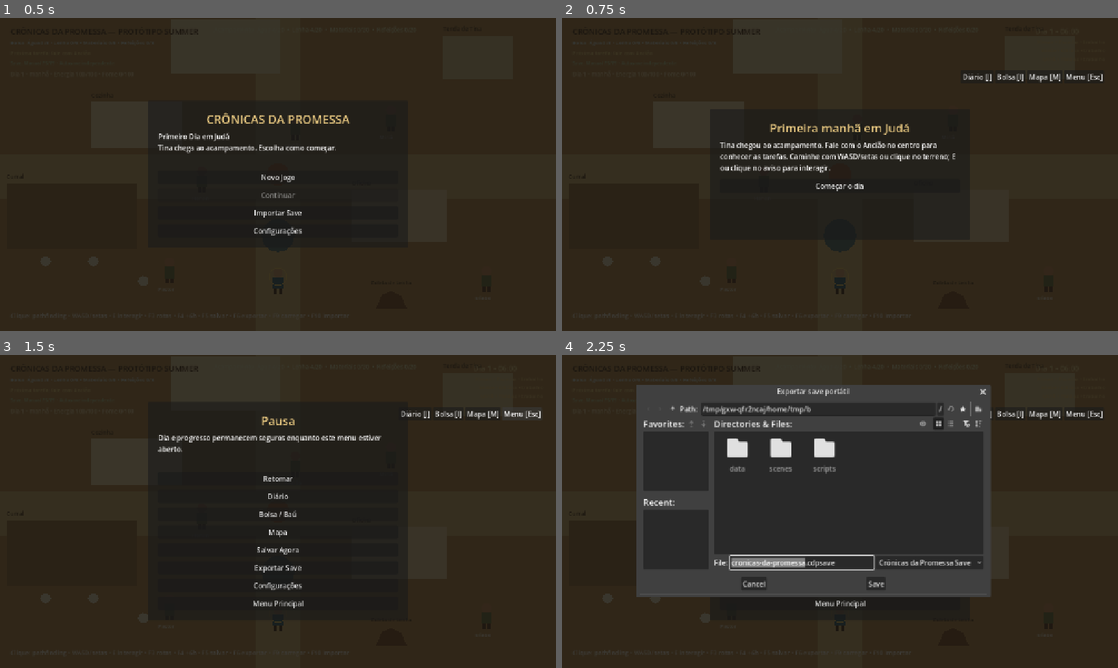
Above: before the commit, frames 1-4 (two rows, left to right).
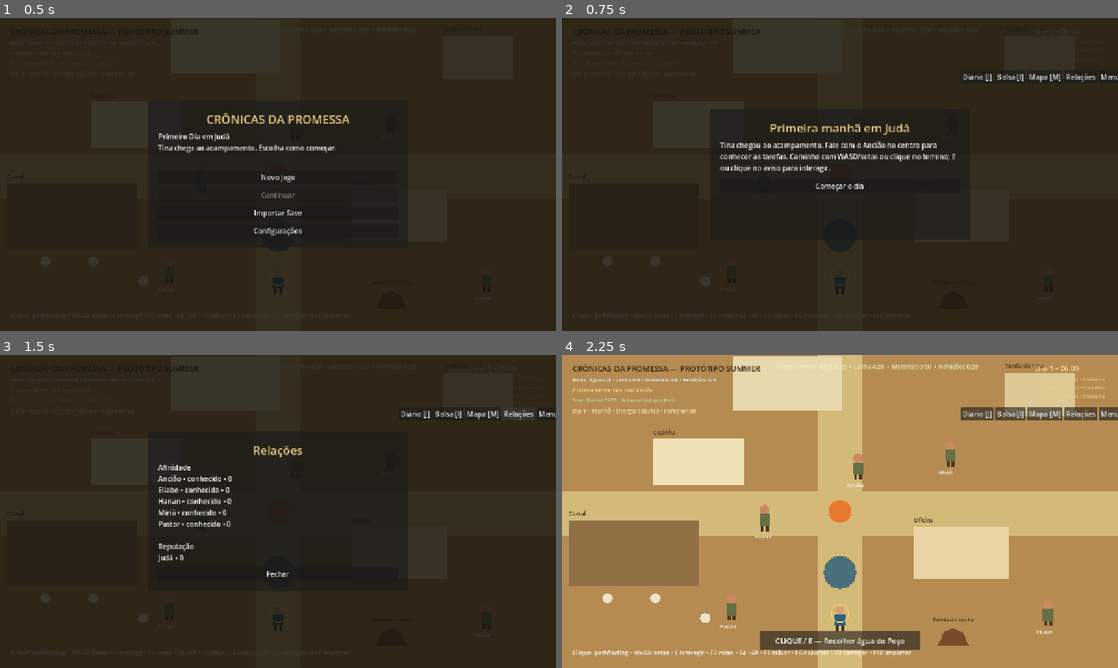
Above: after the commit, the same moments.

Repository: heitoribeiro/cronicas-da-promessa-web
Game: Godot game, scene res://scenes/main.tscn
Same seed, same stepped clock (60 frames per second), same inputs: the game is played once before the commit and once after it.
Inputs (mouse positions are in pixels of both pictures, inside the frame that each line leads up to):
- Up to frame 1 (0.5 s): no input
- Up to frame 2 (0.75 s): click "Novo Jogo" at 0.5 s
- Up to frame 3 (1.5 s): click (517, 414) at 1.25 s, where only the run after the commit has a clickable "Relações"
- Up to frame 4 (2.25 s): click (840, 574) at 2 s, where only the run after the commit has a clickable "Fechar"

Frame 1 is identical in both runs. In frame 2, 0.1% of the frame differs, in the area x 90-100%, y 17-21%; in frame 3, 2.5%; in frame 4, 100%, in the area x 0-100%, y 0-100%.

Commit message:
feat(m2): add relationships and contextual dialogue

Diff:
--- /dev/null
+++ b/summer-prototype/data/dialogues/core_dialogues.json
@@ -0,0 +1,27 @@
+[
+  {"id":"hanan_dialogues","owner":"hanan","variants":[
+    {"id":"quest_ready","priority":30,"conditions":{"quest_state":"ready_to_turn_in"},"text":"Vejo que você terminou o que combinamos."},
+    {"id":"working","priority":10,"conditions":{"activity":"work"},"text":"O serviço segue firme; cada provisão sustenta o acampamento."},
+    {"id":"trusted","priority":20,"conditions":{"relationship_min":5},"text":"Sua ajuda já é lembrada com carinho na cozinha."},
+    {"id":"default","priority":0,"conditions":{},"text":"Que a paz acompanhe o seu trabalho hoje."}
+  ]},
+  {"id":"eliabe_dialogues","owner":"eliabe","variants":[
+    {"id":"travel","priority":10,"conditions":{"activity":"travel"},"text":"Estou levando material entre a coleta e a oficina."},
+    {"id":"trusted","priority":20,"conditions":{"relationship_min":5},"text":"Você sempre terá lugar à minha bancada."},
+    {"id":"default","priority":0,"conditions":{},"text":"Ferramenta bem cuidada torna o trabalho mais leve."}
+  ]},
+  {"id":"miria_dialogues","owner":"miria","variants":[
+    {"id":"evening","priority":10,"conditions":{"daypart":"entardecer"},"text":"Ao entardecer, o acampamento enfim respira junto."},
+    {"id":"trusted","priority":20,"conditions":{"relationship_min":5},"text":"Sua presença tem trazido ânimo às famílias."},
+    {"id":"default","priority":0,"conditions":{},"text":"Há sempre alguém nas tendas precisando de cuidado."}
+  ]},
+  {"id":"anciao_dialogues","owner":"anciao","variants":[
+    {"id":"chapter_complete","priority":40,"conditions":{"flag":"m1_complete"},"text":"Um novo dia começou; agora construímos sobre o que aprendemos."},
+    {"id":"council","priority":10,"conditions":{"location":"council"},"text":"A mesa do conselho permanece aberta aos que servem com sinceridade."},
+    {"id":"default","priority":0,"conditions":{},"text":"Observe o acampamento; cada pessoa revela uma parte da nossa jornada."}
+  ]},
+  {"id":"pastor_dialogues","owner":"pastor","variants":[
+    {"id":"dusk","priority":10,"conditions":{"daypart":"entardecer"},"text":"No entardecer, nenhum animal deve ficar fora do curral."},
+    {"id":"default","priority":0,"conditions":{},"text":"O rebanho ensina paciência a quem sabe observar."}
+  ]}
+]
--- a/summer-prototype/data/quests/m1_quests.json
+++ b/summer-prototype/data/quests/m1_quests.json
@@ -36,7 +36,7 @@
     {"type":"visit","target":"tent","count":1,"text":"Volte à sua Tenda"},
     {"type":"sleep","target":"bed","count":1,"text":"Durma até a manhã"}
   ]},
-  {"id":"new_day","order":90,"title":"Um Novo Dia","giver":"Ancião","giver_id":"anciao","location":"Centro","prerequisites":["earned_rest"],"min_day":2,"objectives":[
+  {"id":"new_day","order":90,"title":"Um Novo Dia","giver":"Ancião","giver_id":"anciao","location":"Centro","prerequisites":["earned_rest"],"min_day":2,"rewards":{"affinity":{"anciao":2},"reputation":{"juda":2}},"objectives":[
     {"type":"talk","target":"Ancião","count":1,"text":"Fale com o Ancião na nova manhã"}
   ]}
 ]
--- /dev/null
+++ b/summer-prototype/data/relationships/judah_relationships.json
@@ -0,0 +1,10 @@
+[
+  {
+    "id": "juda_core",
+    "tribe_id": "juda",
+    "display_name": "Tribo de Judá",
+    "initial_reputation": 0,
+    "npc_ids": ["hanan", "eliabe", "miria", "anciao", "pastor"],
+    "initial_affinity": 0
+  }
+]
--- a/summer-prototype/scripts/content_database.gd
+++ b/summer-prototype/scripts/content_database.gd
@@ -108,6 +108,12 @@
 			if not has("schedule", schedule_id):
 				_errors.append("NPC '%s' referencia schedule ausente '%s'" % [npc_id, schedule_id])
 	if count("dialogue") > 0:
+		for dialogue_id in ids("dialogue"):
+			var dialogue := get_definition("dialogue", dialogue_id)
+			if not has("npc", String(dialogue.get("owner", ""))):
+				_errors.append("diálogo '%s' possui owner inválido" % dialogue_id)
+			if (dialogue.get("variants", []) as Array).is_empty():
+				_errors.append("diálogo '%s' não possui variantes" % dialogue_id)
 		for npc_id in ids("npc"):
 			var dialogue_id := String(get_npc(npc_id).get("dialogue_set", ""))
 			if not has("dialogue", dialogue_id):
--- /dev/null
+++ b/summer-prototype/scripts/dialogue_manager.gd
@@ -0,0 +1,34 @@
+extends Node
+class_name DialogueManager
+
+var content_db: Node
+
+func configure(database: Node) -> void:
+	content_db = database
+
+func resolve(npc_id: String, context: Dictionary) -> String:
+	var npc: Dictionary = content_db.get_npc(npc_id)
+	var dialogue: Dictionary = content_db.get_definition("dialogue", String(npc.get("dialogue_set", "")))
+	var matches: Array[Dictionary] = []
+	for value in dialogue.get("variants", []):
+		var variant: Dictionary = value
+		if _matches(Dictionary(variant.get("conditions", {})), context):
+			matches.append(variant)
+	if matches.is_empty():
+		return ""
+	matches.sort_custom(func(a: Dictionary, b: Dictionary) -> bool: return int(a.get("priority", 0)) > int(b.get("priority", 0)))
+	return String(matches[0].get("text", ""))
+
+func _matches(conditions: Dictionary, context: Dictionary) -> bool:
+	for key_value in conditions.keys():
+		var key := String(key_value)
+		match key:
+			"relationship_min":
+				if int(context.get("relationship", 0)) < int(conditions[key_value]): return false
+			"relationship_max":
+				if int(context.get("relationship", 0)) > int(conditions[key_value]): return false
+			"flag":
+				if not bool(context.get("flags", {}).get(String(conditions[key_value]), false)): return false
+			_:
+				if String(context.get(key, "")) != String(conditions[key_value]): return false
+	return true
--- a/summer-prototype/scripts/m1_ui.gd
+++ b/summer-prototype/scripts/m1_ui.gd
@@ -45,6 +45,7 @@
 		{"label": "Diário [J]", "action": "journal"},
 		{"label": "Bolsa [I]", "action": "inventory"},
 		{"label": "Mapa [M]", "action": "map"},
+		{"label": "Relações", "action": "relationships"},
 		{"label": "Menu [Esc]", "action": "pause"}
 	]:
 		var button := Button.new()
@@ -154,6 +155,11 @@
 		{"id": "resume", "label": "Fechar"}
 	])
 
+func show_relationships(lines: Array[String], reputation_text: String) -> void:
+	_show_page("relationships", "Relações", "Afinidade\n%s\n\nReputação\n%s" % ["\n".join(PackedStringArray(lines)), reputation_text], [
+		{"id": "resume", "label": "Fechar"}
+	])
+
 func show_settings(debug_visible: bool) -> void:
 	_show_page("settings", "Configurações", "Controles: WASD/setas, clique, E, J, I, M, Esc.\nPainel técnico: %s" % ["visível" if debug_visible else "oculto"], [
 		{"id": "toggle_debug", "label": "Alternar painel técnico"},
--- a/summer-prototype/scripts/main.gd
+++ b/summer-prototype/scripts/main.gd
@@ -9,9 +9,13 @@
 const M1UIScript = preload("res://scripts/m1_ui.gd")
 const ContentDatabaseScript = preload("res://scripts/content_database.gd")
 const NPCScheduleManagerScript = preload("res://scripts/npc_schedule_manager.gd")
+const RelationshipManagerScript = preload("res://scripts/relationship_manager.gd")
+const DialogueManagerScript = preload("res://scripts/dialogue_manager.gd")
 
 var content_db: Node
 var schedule_manager: Node
+var relationship_manager: Node
+var dialogue_manager: Node
 var game_state: Node
 var inventory_manager: Node
 var quest_manager: Node
@@ -70,6 +74,8 @@
 var item_self_test_summary := "ITEMS: aguardando autoteste"
 var schedule_self_test_summary := "SCHEDULES: aguardando autoteste"
 var m2_quest_self_test_summary := "QUESTS: aguardando autoteste"
+var relationship_self_test_summary := "RELATIONSHIPS: aguardando autoteste"
+var dialogue_self_test_summary := "DIALOGUES: aguardando autoteste"
 var clock_label: Label
 var routine_label: Label
 var resource_label: Label
@@ -159,6 +165,15 @@
 	add_child(quest_manager)
 	quest_manager.configure(content_db)
 	_run_m2_quest_self_tests()
+	relationship_manager = RelationshipManagerScript.new()
+	relationship_manager.name = "RelationshipManager"
+	add_child(relationship_manager)
+	relationship_manager.configure(content_db)
+	dialogue_manager = DialogueManagerScript.new()
+	dialogue_manager.name = "DialogueManager"
+	add_child(dialogue_manager)
+	dialogue_manager.configure(content_db)
+	_run_relationship_dialogue_self_tests()
 	save_manager = SaveManagerScript.new()
 	save_manager.name = "SaveManager"
 	add_child(save_manager)
@@ -280,6 +295,39 @@
 	m2_quest_self_test_summary = "QUESTS %d/%d" % [passed, checks.size()]
 	print("[M2TEST] ", m2_quest_self_test_summary)
 
+func _run_relationship_dialogue_self_tests() -> void:
+	var relation_checks: Array[bool] = [
+		content_db.count("relationship") == 1,
+		relationship_manager.affinity.size() == 5,
+		relationship_manager.reputation.has("juda"),
+		relationship_manager.affinity_for("hanan") == 0,
+		relationship_manager.add_affinity("hanan", 5, "self_test") == 5,
+		relationship_manager.level_for("hanan") == "simpatia",
+		relationship_manager.add_reputation("juda", 2, "self_test") == 2,
+		relationship_manager.snapshot().has("relationships")
+	]
+	relationship_manager.new_game()
+	var relation_passed := 0
+	for check in relation_checks:
+		if check: relation_passed += 1
+	relationship_self_test_summary = "RELATIONSHIPS %d/%d" % [relation_passed, relation_checks.size()]
+	print("[M2TEST] ", relationship_self_test_summary)
+	var dialogue_checks: Array[bool] = [
+		content_db.count("dialogue") == 5,
+		dialogue_manager.resolve("hanan", {"activity":"work", "relationship":0}).contains("serviço"),
+		dialogue_manager.resolve("eliabe", {"activity":"travel", "relationship":0}).contains("material"),
+		dialogue_manager.resolve("miria", {"daypart":"entardecer", "relationship":0}).contains("entardecer"),
+		dialogue_manager.resolve("anciao", {"flags":{"m1_complete":true}, "relationship":0}).contains("novo dia"),
+		dialogue_manager.resolve("pastor", {"daypart":"manhã", "relationship":0}).contains("rebanho"),
+		dialogue_manager.resolve("hanan", {"activity":"rest", "relationship":5}).contains("carinho"),
+		not dialogue_manager.resolve("miria", {"daypart":"manhã", "relationship":0}).is_empty()
+	]
+	var dialogue_passed := 0
+	for check in dialogue_checks:
+		if check: dialogue_passed += 1
+	dialogue_self_test_summary = "DIALOGUES %d/%d" % [dialogue_passed, dialogue_checks.size()]
+	print("[M2TEST] ", dialogue_self_test_summary)
+
 func _process(delta: float) -> void:
 	if not game_started or menu_paused:
 		return
@@ -462,6 +510,14 @@
 		"map":
 			_set_game_paused(true)
 			ui_overlay.show_map(game_state.scene_id)
+		"relationships":
+			_set_game_paused(true)
+			var lines: Array[String] = []
+			for npc_id in relationship_manager.affinity.keys():
+				var npc_name := String(content_db.get_npc(String(npc_id)).get("name", npc_id))
+				lines.append("%s • %s • %d" % [npc_name, relationship_manager.level_for(String(npc_id)), relationship_manager.affinity_for(String(npc_id))])
+			lines.sort()
+			ui_overlay.show_relationships(lines, "Judá • %d" % int(relationship_manager.reputation.get("juda", 0)))
 		"settings":
 			_set_game_paused(true)
 			ui_overlay.show_settings(navigation_debug_visible)
@@ -492,6 +548,9 @@
 	_update_inventory_ui()
 	if game_started and reason != "load" and reason != "new_game":
 		_save_game(reason, AUTOSAVE_PATH)
+	if reason == "quest_complete" and relationship_manager != null:
+		var completed_definition: Dictionary = quest_manager.definition(quest_manager.last_completed_id)
+		relationship_manager.apply_rewards(Dictionary(completed_definition.get("rewards", {})), "quest:%s" % quest_manager.last_completed_id)
 	if reason == "quest_complete" and game_state.chapter_complete:
 		_set_game_paused(true)
 		ui_overlay.show_chapter_summary(game_state.day)
@@ -1649,7 +1708,17 @@
 	if npc == null:
 		return
 	_open_npc_dialogue(npc, "%s — %s" % [npc_name, _format_game_time()])
-	dialogue_text.text = quest_manager.talk_to(npc_name, inventory_manager, game_state.day, game_minutes)
+	var npc_id: String = String(schedule_manager.npc_id_for_name(npc_name))
+	var context_text: String = dialogue_manager.resolve(npc_id, {
+		"activity": String(current_npc_activities.get(npc_name, "wait")),
+		"daypart": game_state.phase(),
+		"location": game_state.scene_id,
+		"relationship": relationship_manager.affinity_for(npc_id),
+		"quest_state": quest_manager.state(quest_manager.active_id, game_state.day, game_minutes) if quest_manager.active_id != "" else "none",
+		"flags": {"m1_complete": game_state.chapter_complete}
+	})
+	var quest_text: String = quest_manager.talk_to(npc_name, inventory_manager, game_state.day, game_minutes)
+	dialogue_text.text = "%s\n\n%s" % [context_text, quest_text] if not context_text.is_empty() else quest_text
 	if not game_state.chapter_complete and bool(quest_manager.completed.get("new_day", false)):
 		game_state.chapter_complete = true
 		_save_game("chapter_complete", AUTOSAVE_PATH)
--- a/summer-prototype/scripts/quest_manager.gd
+++ b/summer-prototype/scripts/quest_manager.gd
@@ -6,6 +6,7 @@
 var active_id: String = ""
 var completed: Dictionary = {}
 var progress: Dictionary = {}
+var last_completed_id: String = ""
 var content_db: Node
 var definitions: Dictionary = {}
 var order: Array[String] = []
@@ -25,6 +26,7 @@
 	active_id = ""
 	completed.clear()
 	progress.clear()
+	last_completed_id = ""
 	changed.emit("new_game")
 
 func definition(quest_id: String) -> Dictionary:
@@ -123,6 +125,7 @@
 		return "Nova missão: %s. %s" % [definition(started)["title"], current_objective_text()]
 
 	var quest_id: String = active_id
+	last_completed_id = quest_id
 	if giver != String(definition(quest_id).get("giver", "")):
 		if record_event("talk", giver, 1, minutes):
 			return "%s conversou com você. %s" % [giver, current_objective_text()]
--- /dev/null
+++ b/summer-prototype/scripts/relationship_manager.gd
@@ -0,0 +1,75 @@
+extends Node
+class_name RelationshipManager
+
+signal changed(reason: String)
+
+const MIN_AFFINITY: int = -100
+const MAX_AFFINITY: int = 100
+
+var content_db: Node
+var affinity: Dictionary = {}
+var reputation: Dictionary = {}
+
+func configure(database: Node) -> void:
+	content_db = database
+	new_game()
+
+func new_game() -> void:
+	affinity.clear()
+	reputation.clear()
+	for relationship in content_db.all("relationship"):
+		var tribe_id := String(relationship.get("tribe_id", ""))
+		reputation[tribe_id] = int(relationship.get("initial_reputation", 0))
+		for npc_id in relationship.get("npc_ids", []):
+			affinity[String(npc_id)] = int(relationship.get("initial_affinity", 0))
+	changed.emit("new_game")
+
+func add_affinity(npc_id: String, amount: int, reason: String = "reward") -> int:
+	if not content_db.has("npc", npc_id):
+		return 0
+	var before := int(affinity.get(npc_id, 0))
+	var after := clampi(before + amount, MIN_AFFINITY, MAX_AFFINITY)
+	affinity[npc_id] = after
+	if after != before:
+		print("[RELATIONSHIP] ", npc_id, " ", "%+d" % (after - before), " • ", reason)
+		changed.emit("affinity")
+	return after - before
+
+func add_reputation(tribe_id: String, amount: int, reason: String = "reward") -> int:
+	var before := int(reputation.get(tribe_id, 0))
+	var after := clampi(before + amount, MIN_AFFINITY, MAX_AFFINITY)
+	reputation[tribe_id] = after
+	if after != before:
+		print("[REPUTATION] ", tribe_id, " ", "%+d" % (after - before), " • ", reason)
+		changed.emit("reputation")
+	return after - before
+
+func apply_rewards(rewards: Dictionary, reason: String) -> void:
+	for npc_id in Dictionary(rewards.get("affinity", {})).keys():
+		add_affinity(String(npc_id), int(rewards["affinity"][npc_id]), reason)
+	for tribe_id in Dictionary(rewards.get("reputation", {})).keys():
+		add_reputation(String(tribe_id), int(rewards["reputation"][tribe_id]), reason)
+
+func affinity_for(npc_id: String) -> int:
+	return int(affinity.get(npc_id, 0))
+
+func level_for(npc_id: String) -> String:
+	var value := affinity_for(npc_id)
+	if value >= 25: return "confiança"
+	if value >= 10: return "amizade"
+	if value >= 1: return "simpatia"
+	if value <= -10: return "tensão"
+	return "conhecido"
+
+func snapshot() -> Dictionary:
+	return {"relationships": affinity.duplicate(true), "reputation": reputation.duplicate(true)}
+
+func restore(data: Dictionary) -> bool:
+	if not (data.get("relationships", {}) is Dictionary) or not (data.get("reputation", {}) is Dictionary):
+		return false
+	for npc_id in affinity.keys():
+		affinity[npc_id] = clampi(int(data.get("relationships", {}).get(npc_id, 0)), MIN_AFFINITY, MAX_AFFINITY)
+	for tribe_id in reputation.keys():
+		reputation[tribe_id] = clampi(int(data.get("reputation", {}).get(tribe_id, 0)), MIN_AFFINITY, MAX_AFFINITY)
+	changed.emit("load")
+	return true
